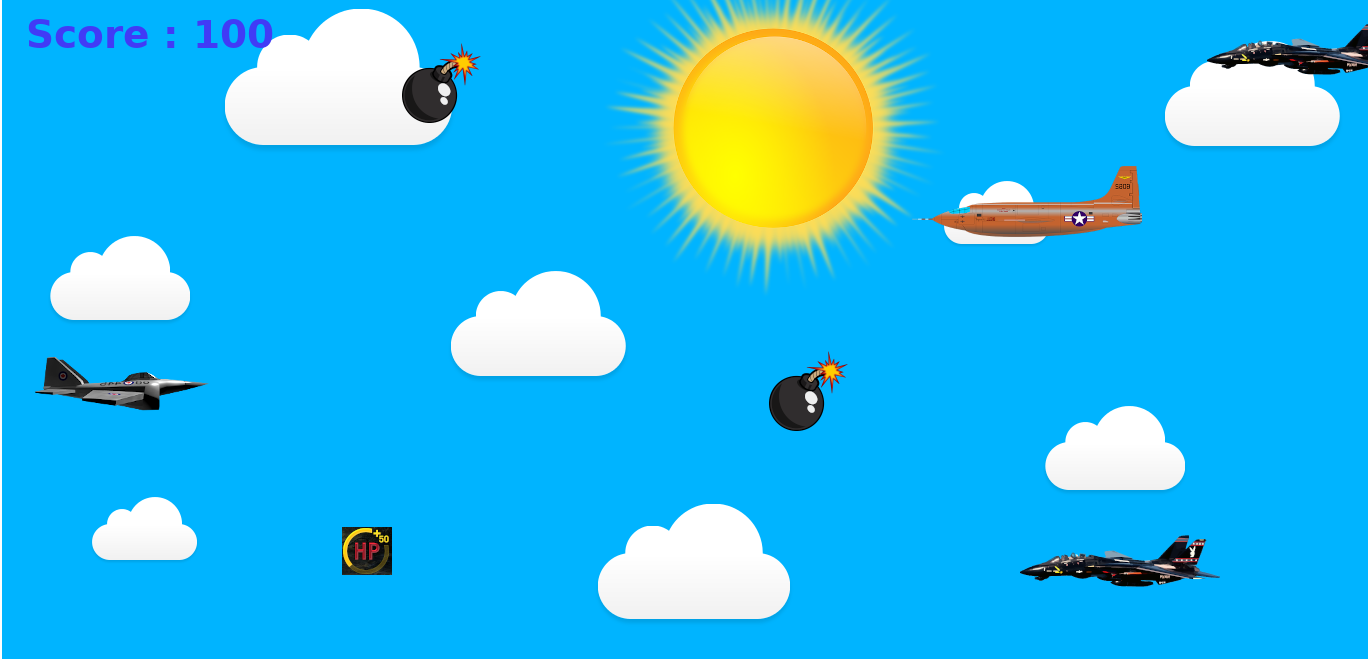
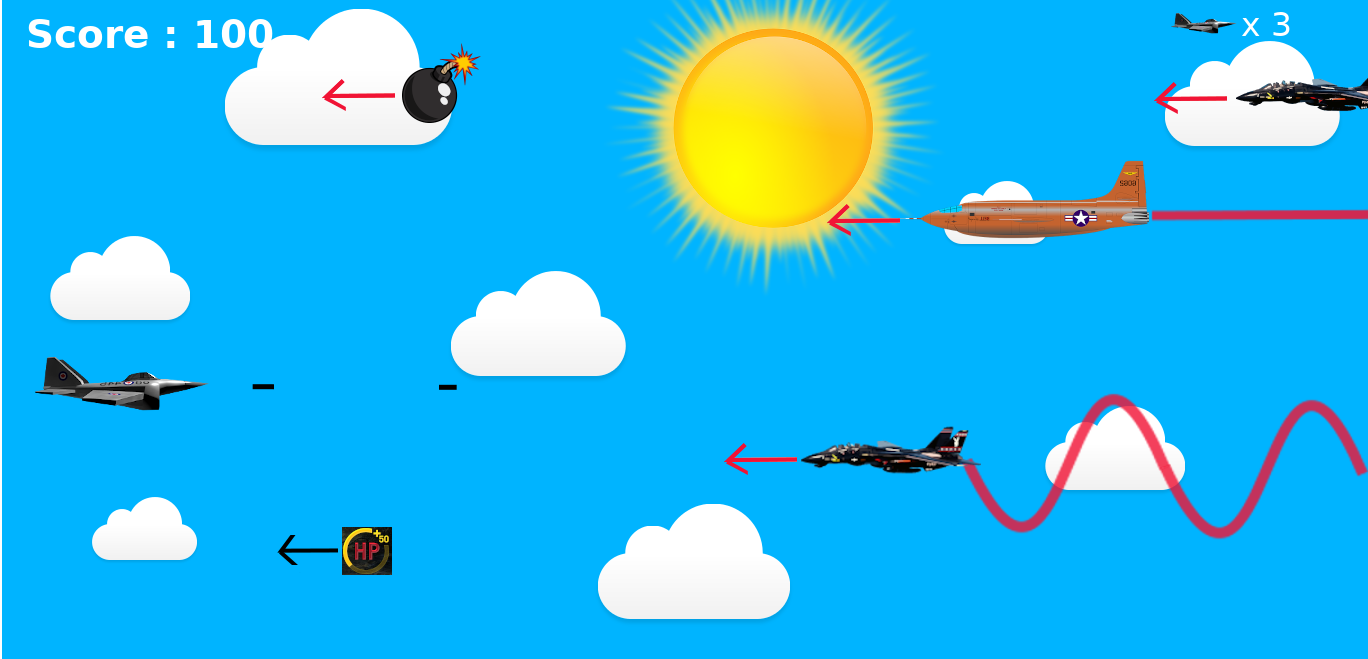
Layer changes from the first 1368 × 659 image to the second:
added layer "x 3" above "Life" over [1242, 12, 1290, 36]
added layer "Life" above "Enemy1" over [1171, 13, 1237, 34]
added layer "Enemy1" above "Wave2" over [322, 77, 1368, 475]
added layer "Wave2" above "Wave-arrow" over [960, 393, 1171, 534]
added layer "Wave-arrow" above "Enemy2" over [1158, 399, 1368, 540]
added layer "Enemy2" above "Spelare" over [827, 160, 1368, 239]
removed layer "Enemy" over [912, 23, 1368, 587]
painted on "Power-up" over [277, 535, 338, 573]
painted on "Bomb" over [769, 351, 848, 431]
painted on "Score : 100" over [28, 19, 273, 48]
added layer "Shots" above "Spelplan.png" over [252, 384, 457, 390]
